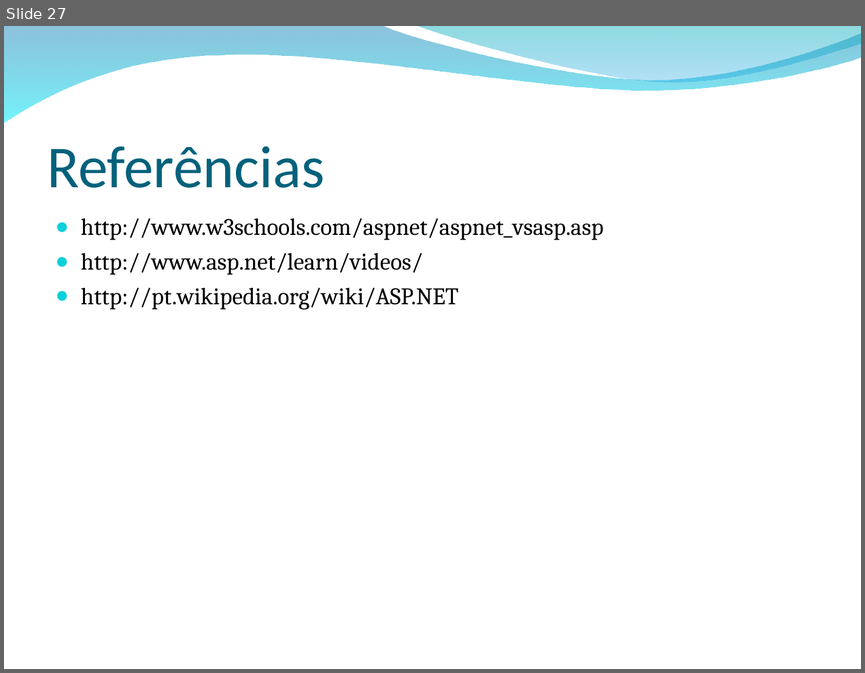
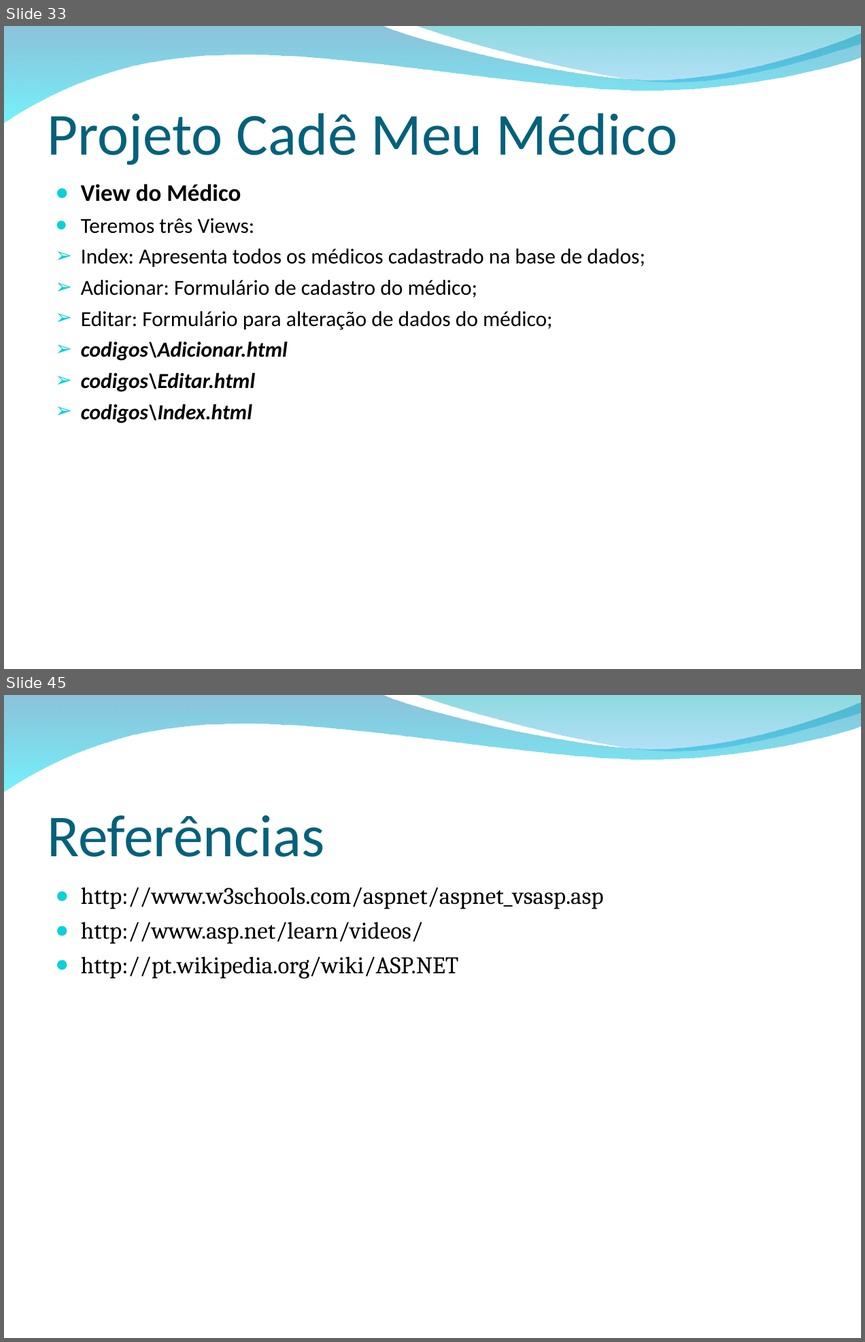
Before and after one commit to wandersonalvesrodrigues/Apresentacao_ASP.NET_MVC, a slide deck: ASP.NET MVC.ppt. Shown one above the other, each under a label of ours: slide 27 before the commit, slides 33 and 45 after it; the slides between them are not shown. The pictures are 865x673 and 865x1342 pixels, drawn with LibreOffice and Linux fonts; fonts in the diff are those of the drawing; background and template pictures are left out. Boxes give left, top, right and bottom in pixels: in the first picture for what was removed or moved away, otherwise in the second. Text is boxed around its words. In the diff, an @@ line names an element or a change of style, - is before the commit and + after.

```diff
--- a/ASP.NET MVC.ppt
+++ b/ASP.NET MVC.ppt
@@ slide 33 added at (x1=4, y1=26, x2=861, y2=669), background picture (left out); not listed: 2 template elements that a slide beside it also shows @@
@@ title added at (x1=47, y1=113, x2=678, y2=165), 50 pt, text #04617B @@
+Projeto Cadê Meu Médico
@@ text added at (x1=81, y1=184, x2=645, y2=423), 18 pt, text #000000 @@
+● View do Médico
+● Teremos três Views:
+➢ Index: Apresenta todos os médicos cadastrado na base de dados;
+➢ Adicionar: Formulário de cadastro do médico;
+➢ Editar: Formulário para alteração de dados do médico;
+➢ codigos\Adicionar.html
+➢ codigos\Editar.html
+➢ codigos\Index.html
@@ what was slide 27 is now slide 45 @@
```
Also in this commit, not shown: 5 slides changed, 18 other slides added, 1 slide removed, 17 other files.
